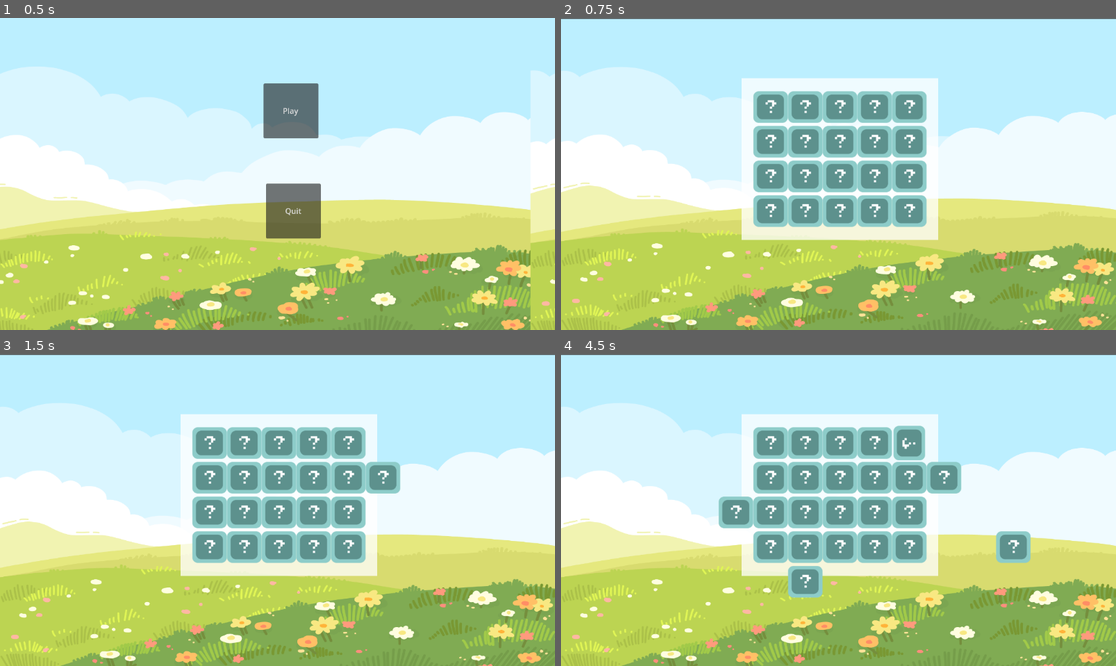
Above: before the commit, frames 1-4 (two rows, left to right).
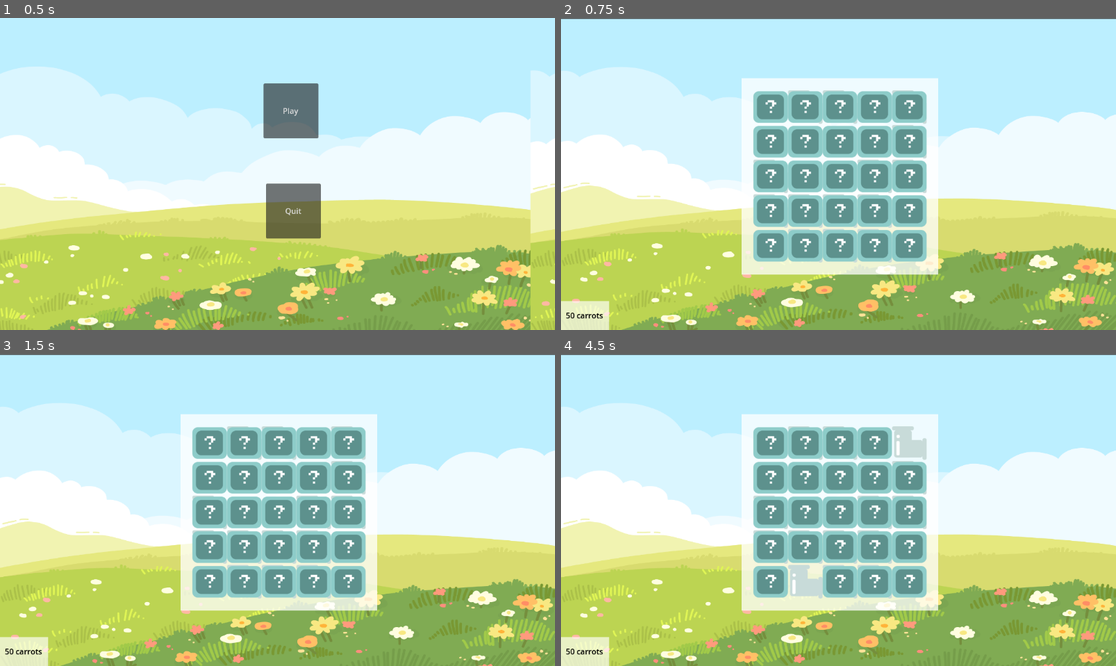
Above: after the commit, the same moments.

Repository: iPanja/gd_bunnies
Game: Godot game, scene res://Levels/Main.tscn
Same seed, same stepped clock (60 frames per second), same inputs: the game is played once before the commit and once after it.
Inputs (mouse positions are in pixels of both pictures, inside the frame that each line leads up to):
- Up to frame 1 (0.5 s): no input
- Up to frame 2 (0.75 s): click "Play" at 0.5 s
- Up to frame 3 (1.5 s): tap Enter at 1.25 s; move the mouse to (399, 494) at 1.27 s; click (399, 494) at 1.35 s
- Up to frame 4 (4.5 s): tap Space at 2, 3.5 s; move the mouse to (727, 525) at 2.02 s; click (727, 525) at 2.1 s; tap Enter at 2.75, 4.25 s; move the mouse to (894, 441) at 2.77 s; click (894, 441) at 2.85 s; move the mouse to (810, 572) at 3.52 s; click (810, 572) at 3.6 s; move the mouse to (1005, 556) at 4.27 s; click (1005, 556) at 4.35 s

Frame 1 is identical in both runs. In frame 2, 5.9% of the frame differs, in the area x 0-68%, y 23-100%; in frame 3, 6.6%; in frame 4, 8.4%, in the area x 0-85%, y 22-100%.
Error after the commit: Invalid access of index '5' on a base object of type: 'Array'. (res://Scripts/PuzzleManager.gd:41)

Commit message:
demo

Diff:
--- a/Levels/puzzle_level.tscn
+++ b/Levels/puzzle_level.tscn
@@ -1,8 +1,12 @@
-[gd_scene load_steps=6 format=3 uid="uid://vpvfvn6r750h"]
+[gd_scene load_steps=14 format=3 uid="uid://vpvfvn6r750h"]
 
 [ext_resource type="Script" path="res://Scripts/PuzzleManager.gd" id="1_5uxo7"]
 [ext_resource type="Texture2D" uid="uid://cjhub0kjji6ru" path="res://Assets/Biomes/grass.png" id="2_krio6"]
+[ext_resource type="Resource" uid="uid://dr3tkgvi017b2" path="res://Resources/Puzzles/B1L1.tres" id="2_vicuy"]
 [ext_resource type="Texture2D" uid="uid://bpf1r51yjdqpk" path="res://Assets/PuzzlePieces/HiddenTile.png" id="3_fgnal"]
+[ext_resource type="Script" path="res://Scripts/PlayerUI.gd" id="4_slq01"]
+[ext_resource type="Texture2D" uid="uid://blhr8dbip3kti" path="res://Assets/PuzzlePieces/StraightTube.png" id="5_smfct"]
+[ext_resource type="Texture2D" uid="uid://3mkn4feqvuc2" path="res://Assets/PuzzlePieces/CurvedTube.png" id="6_dgtgh"]
 
 [sub_resource type="TileSetAtlasSource" id="TileSetAtlasSource_by0hg"]
 texture = ExtResource("3_fgnal")
@@ -18,14 +22,50 @@
 0:0/3/transpose = true
 0:0/4 = 4
 
+[sub_resource type="TileSetAtlasSource" id="TileSetAtlasSource_65tsh"]
+texture = ExtResource("5_smfct")
+texture_region_size = Vector2i(72, 72)
+0:0/next_alternative_id = 5
+0:0/0 = 0
+0:0/1 = 1
+0:0/1/transpose = true
+0:0/2 = 2
+0:0/2/flip_v = true
+0:0/3 = 3
+0:0/3/flip_h = true
+0:0/3/transpose = true
+0:0/4 = 4
+
+[sub_resource type="TileSetAtlasSource" id="TileSetAtlasSource_vsk3l"]
+texture = ExtResource("6_dgtgh")
+texture_region_size = Vector2i(72, 72)
+0:0/next_alternative_id = 5
+0:0/0 = 0
+0:0/1 = 1
+0:0/1/flip_h = true
+0:0/2 = 2
+0:0/2/transpose = true
+0:0/3 = 3
+0:0/3/flip_v = true
+0:0/4 = 4
+
 [sub_resource type="TileSet" id="TileSet_jaaco"]
 tile_size = Vector2i(72, 72)
 sources/0 = SubResource("TileSetAtlasSource_by0hg")
+sources/2 = SubResource("TileSetAtlasSource_65tsh")
+sources/3 = SubResource("TileSetAtlasSource_vsk3l")
+
+[sub_resource type="FontVariation" id="FontVariation_easim"]
+
+[sub_resource type="LabelSettings" id="LabelSettings_ffbel"]
+font = SubResource("FontVariation_easim")
+font_color = Color(0, 0, 0, 1)
 
 [node name="PuzzleLevel" type="Node2D" node_paths=PackedStringArray("puzzle_container", "tile_map")]
 script = ExtResource("1_5uxo7")
 puzzle_container = NodePath("PuzzleBackdrop")
 tile_map = NodePath("PuzzleBackdrop/TileMap")
+puzzle_level = ExtResource("2_vicuy")
 
 [node name="Background" type="Sprite2D" parent="."]
 position = Vector2(576, 326)
@@ -49,3 +89,37 @@
 layer_1/y_sort_origin = 0
 layer_1/z_index = 1
 layer_1/tile_data = PackedInt32Array()
+
+[node name="CanvasLayer" type="CanvasLayer" parent="."]
+
+[node name="PlayerUI" type="Control" parent="CanvasLayer" node_paths=PackedStringArray("carrot_label")]
+layout_mode = 3
+anchors_preset = 2
+anchor_top = 1.0
+anchor_bottom = 1.0
+offset_top = -40.0
+offset_right = 40.0
+grow_vertical = 0
+size_flags_horizontal = 0
+size_flags_vertical = 8
+script = ExtResource("4_slq01")
+carrot_label = NodePath("ColorRect/CarrotLabel")
+
+[node name="ColorRect" type="ColorRect" parent="CanvasLayer/PlayerUI"]
+layout_mode = 1
+anchors_preset = 2
+anchor_top = 1.0
+anchor_bottom = 1.0
+offset_top = -60.0
+offset_right = 100.0
+grow_vertical = 0
+color = Color(1, 1, 1, 0.666667)
+
+[node name="CarrotLabel" type="Label" parent="CanvasLayer/PlayerUI/ColorRect"]
+layout_mode = 0
+offset_left = 10.0
+offset_right = 100.0
+offset_bottom = 60.0
+text = "x Carrots"
+label_settings = SubResource("LabelSettings_ffbel")
+vertical_alignment = 1
--- /dev/null
+++ b/Resources/Pieces/CurvedTube.tres
@@ -0,0 +1,9 @@
+[gd_resource type="Resource" script_class="PuzzlePiece" load_steps=2 format=3 uid="uid://cu2i6r4nqa4yx"]
+
+[ext_resource type="Script" path="res://Resources/PuzzlePiece.gd" id="1_gqq0i"]
+
+[resource]
+script = ExtResource("1_gqq0i")
+piece_id = 3
+inouts = [0, 1]
+rotation = 0
--- /dev/null
+++ b/Resources/Pieces/StraightTube.tres
@@ -0,0 +1,9 @@
+[gd_resource type="Resource" script_class="PuzzlePiece" load_steps=2 format=3 uid="uid://2sxhrlls75st"]
+
+[ext_resource type="Script" path="res://Resources/PuzzlePiece.gd" id="1_nj8nl"]
+
+[resource]
+script = ExtResource("1_nj8nl")
+piece_id = 2
+inouts = [3, 1]
+rotation = 0
--- /dev/null
+++ b/Resources/PuzzleLevel.gd
@@ -0,0 +1,28 @@
+extends Resource
+
+class_name PuzzleLevel
+
+@export var biome_name: String
+@export var level_no: int
+@export var piece_ids = []
+
+var pieces: Array # Of type [PuzzlePiece (Resource)]
+
+func load_pieces():
+	print("PUZZLE LEVEL RESOURCE - INIT")
+	print(piece_ids)
+	pieces = []
+	for x in piece_ids.size():
+		var row = []
+		for y in piece_ids[0].size():
+			var piece = _load_piece(piece_ids[x][y])
+			row.append(piece)
+		pieces.append(row)
+
+func _load_piece(piece_id: int) -> PuzzlePiece:
+	match piece_id:
+		2:
+			return load("res://Resources/Pieces/CurvedTube.tres")
+		3:
+			return load("res://Resources/Pieces/StraightTube.tres")
+	return null
--- /dev/null
+++ b/Resources/PuzzlePiece.gd
@@ -0,0 +1,21 @@
+extends Resource
+
+class_name PuzzlePiece
+
+@export var piece_id: int
+@export var inouts = []
+@export var rotation = 0 # counter-clockwise rotation
+
+func get_augmented_inouts() -> Array:
+	var augmented = []
+	augmented.resize(inouts.size())
+	for i in range(inouts.size()):
+		var val = inouts[i] - rotation
+		if val < 0:
+			val = 3
+		augmented[i] = val
+	return augmented
+
+func rotate() -> int:
+	rotation = (rotation + 1) % 4
+	return rotation
--- /dev/null
+++ b/Resources/Puzzles/B1L1.tres
@@ -0,0 +1,9 @@
+[gd_resource type="Resource" script_class="PuzzleLevel" load_steps=2 format=3 uid="uid://dr3tkgvi017b2"]
+
+[ext_resource type="Script" path="res://Resources/PuzzleLevel.gd" id="1_ilu82"]
+
+[resource]
+script = ExtResource("1_ilu82")
+biome_name = "1"
+level_no = 1
+piece_ids = [[2, 2, 3, 3, 2], [3, 2, 2, 3, 3], [3, 2, 2, 3, 3], [2, 2, 3, 3, 3], [3, 3, 3, 2, 2]]
--- /dev/null
+++ b/Scripts/PlayerUI.gd
@@ -0,0 +1,12 @@
+extends Control
+
+@export var carrot_label: Label
+
+# Called when the node enters the scene tree for the first time.
+func _ready():
+	carrot_label.text = "50 carrots"
+
+
+# Called every frame. 'delta' is the elapsed time since the previous frame.
+func _process(delta):
+	pass
--- a/Scripts/PuzzleManager.gd
+++ b/Scripts/PuzzleManager.gd
@@ -3,20 +3,31 @@
 var game_board = {}
 @export var puzzle_container: ColorRect
 @export var tile_map: TileMap
+@export var puzzle_level: PuzzleLevel
 
-var rows = 4
-var cols = 5
-var pieces = {}
+@onready var rows = puzzle_level.piece_ids.size()
+@onready var cols = puzzle_level.piece_ids[0].size()
 var piece_size = 72
 var padding = 24
+var isRevealed = []
 
 # Called when the node enters the scene tree for the first time.
 func _ready():
 	setInitialTiles()
 
+	puzzle_level.load_pieces()
+
 	puzzle_container.set_position(Vector2(375,125))
 	puzzle_container.set_size(Vector2(piece_size*cols + 2*padding, piece_size*rows + 2*padding))
 	tile_map.position = Vector2(padding, padding)
+
+	isRevealed = []
+	isRevealed.resize(rows)
+	for i in rows:
+		var r = []
+		r.resize(cols)
+		r.fill(false)
+		isRevealed[i] = r
 
 
 # Called every frame. 'delta' is the elapsed time since the previous frame.
@@ -27,19 +38,29 @@
 	if Input.is_action_just_pressed("click"):
 		var local_pos = tile_map.get_local_mouse_position()
 		var tile_map_pos: Vector2i = tile_map.local_to_map(local_pos)
-		rotateTile(tile_map_pos)
+		if !isRevealed[tile_map_pos.x][tile_map_pos.y]:
+			removeTileCover(tile_map_pos)
+			isRevealed[tile_map_pos.x][tile_map_pos.y] = true
+		else:
+			rotateTile(tile_map_pos)
 
 func setInitialTiles():
+	# Set hidden cover layer above it
 	for x in cols:
 		for y in rows:
 			# Hidden tile cover
 			tile_map.set_cell(1, Vector2(x, y), 0, Vector2i(0, 0), 0)
 			# Actual tile behind it
-			# TODO
+			tile_map.set_cell(0, Vector2(x, y), puzzle_level.piece_ids[x][y], Vector2i(0, 0), 0)
 
-func removeTile(tile_pos: Vector2i):
+
+func removeTileCover(tile_pos: Vector2i):
 	tile_map.set_cell(1, tile_pos, -1, Vector2i(0, 0), 0)
 
-func rotateTile(tile_pos: Vector2i):
-	var rot = (tile_map.get_cell_alternative_tile(1, tile_pos) + 1) % 4
-	tile_map.set_cell(1, tile_pos, 0, Vector2i(0, 0), rot) # rotate via alt. texture
+func rotateTile(tile_pos: Vector2i, layer: int = 0):
+	var piece := puzzle_level.pieces[tile_pos.x][tile_pos.y] as PuzzlePiece
+	#var rot = (tile_map.get_cell_alternative_tile(layer, tile_pos) + 1) % 4
+	var rot = piece.rotate()
+
+	tile_map.set_cell(layer, tile_pos, piece.piece_id, Vector2i(0, 0), rot) # rotate via alt. texture
+	#puzzle_level.pieces[tile_pos.x][tile_pos.y].rotate()
Binary file added: Assets/PuzzlePieces/CurvedTube.png
Not shown, added: Assets/PuzzlePieces/CurvedTube.png.import
Binary file added: Assets/PuzzlePieces/StartTube.png
Not shown, added: Assets/PuzzlePieces/StartTube.png.import
Binary file added: Assets/PuzzlePieces/StraightTube.png
Not shown, added: Assets/PuzzlePieces/StraightTube.png.import
